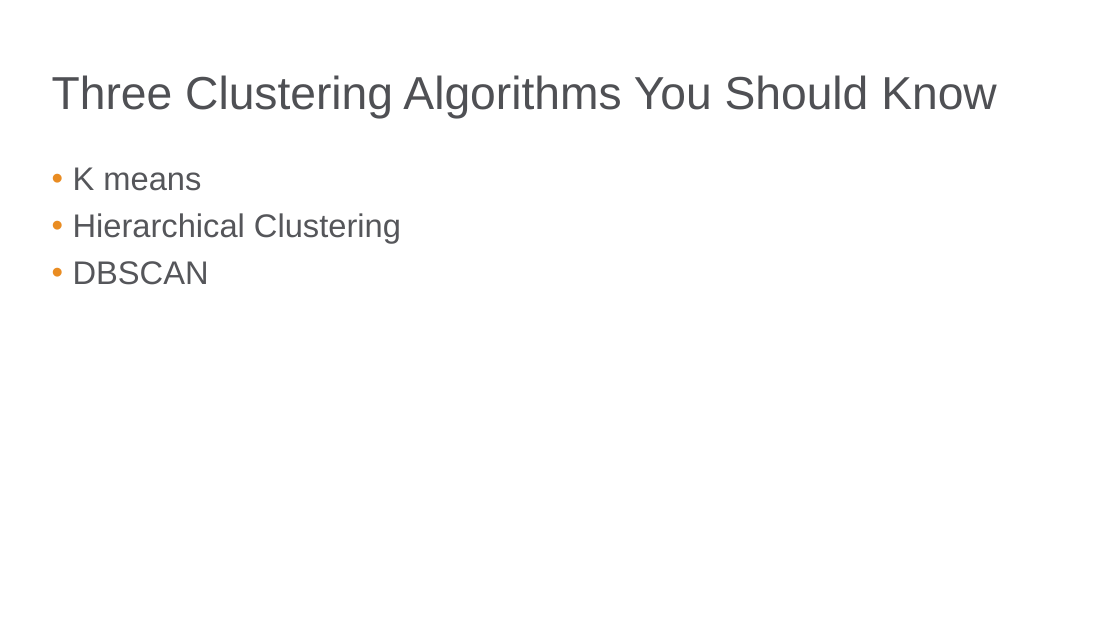
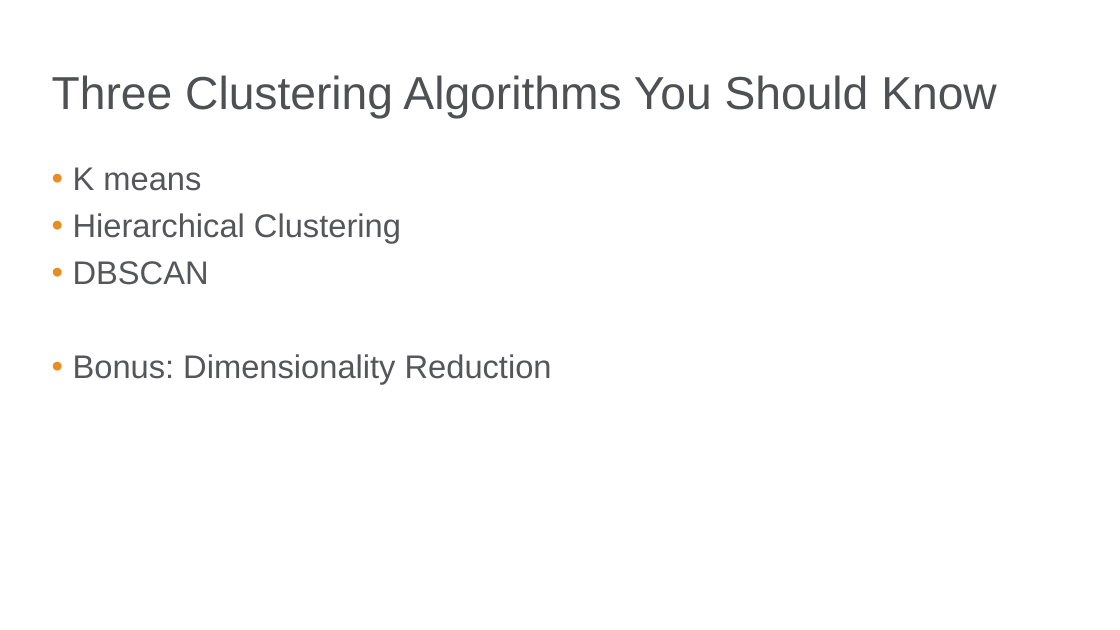
Before and after one commit to bgstieber/APRA-PD-DAS-2019, a slide deck: slide 7 of Generating Insights from Clustering Large Donors - BStieber APRA DAS19.pptx. Drawn at 1120x630 pixels with LibreOffice and Linux fonts; fonts in the diff are those of the drawing; background and template pictures are left out. Boxes give left, top, right and bottom in pixels: in the first picture for what was removed or moved away, otherwise in the second. Text is boxed around its words. In the diff, an @@ line names an element or a change of style, - is before the commit and + after.

Commit message:
more slides

```diff
--- a/Generating Insights from Clustering Large Donors - BStieber APRA DAS19.pptx
+++ b/Generating Insights from Clustering Large Donors - BStieber APRA DAS19.pptx
@@ text at bbox=[73, 354, 552, 384]: paragraph added @@
+• Bonus: Dimensionality Reduction
```
Also in this commit, not shown: 2 slides added.
